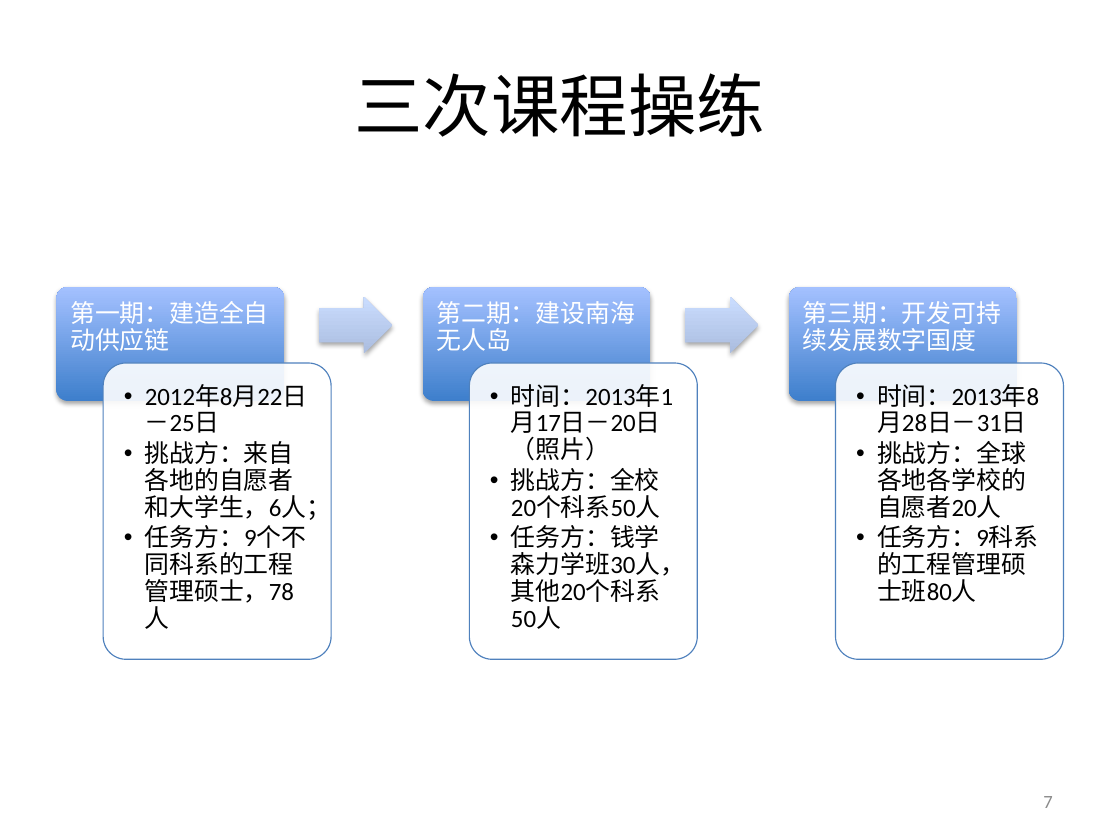
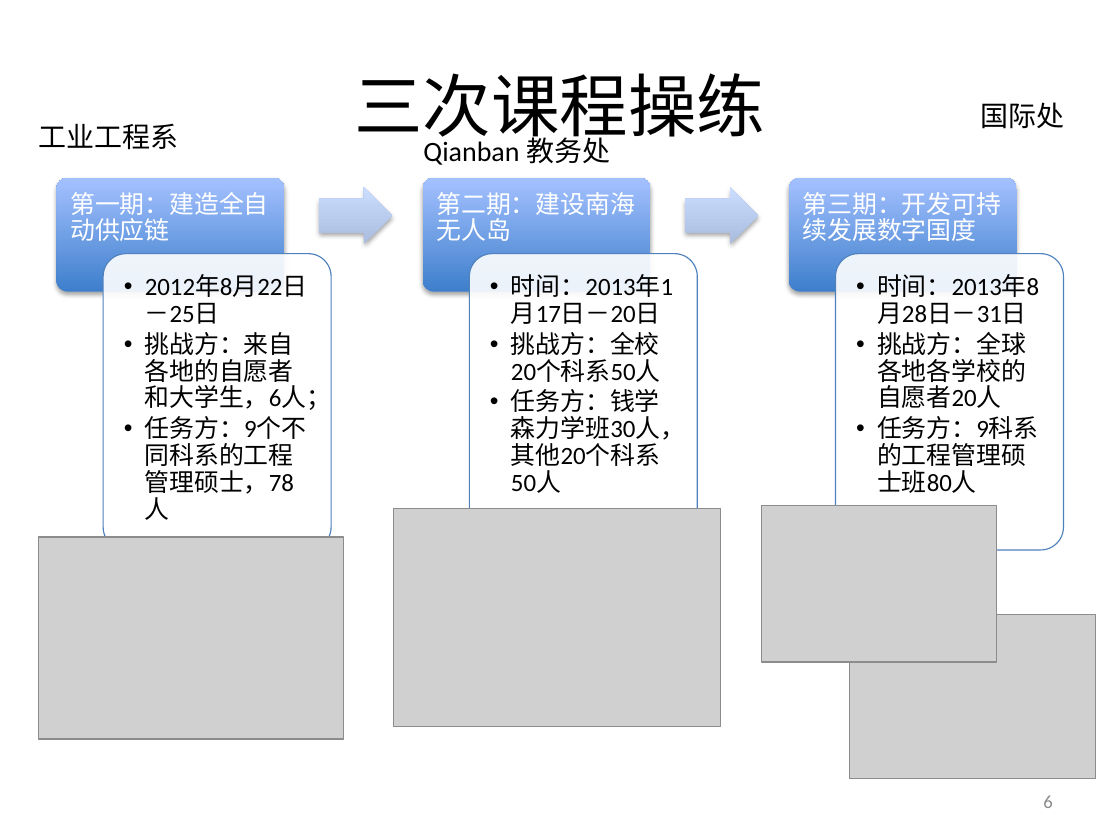
Before and after one commit to woodyme/2014JanXLP, a slide deck: slide 6 of 课程方案/XLP_WorkFLow_CHN.pptx (slide 7 before the commit). Drawn at 1120x840 pixels with LibreOffice and Linux fonts; fonts in the diff are those of the drawing; grey boxes stand for pictures; background and template pictures are left out. Boxes give left, top, right and bottom in pixels: in the first picture for what was removed or moved away, otherwise in the second. Text is boxed around its words. In the diff, an @@ line names an element or a change of style, - is before the commit and + after.

```diff
--- a/课程方案/XLP_WorkFLow_CHN.pptx
+++ b/课程方案/XLP_WorkFLow_CHN.pptx
@@ text added at (x1=980, y1=102, x2=1064, y2=129), 18 pt, text #000000 @@
+国际处
@@ text added at (x1=39, y1=123, x2=179, y2=150), 18 pt, text #000000 @@
+工业工程系
@@ text added at (x1=423, y1=133, x2=610, y2=165), 18 pt, text #000000 @@
+Qianban 教务处
@@ 6 texts, 6 rounded rectangles, 2 right arrows moved together from (x1=56, y1=287, x2=1064, y2=660) to (x1=56, y1=178, x2=1064, y2=550) @@
@@ text at (x1=511, y1=274, x2=673, y2=324): text changed @@
-  •• 时间：2013年1月17日－20日（照片）
+  •• 时间：2013年1月17日－20日
@@ picture added at (x1=393, y1=508, x2=720, y2=726) @@
@@ picture added at (x1=762, y1=505, x2=997, y2=662) @@
@@ picture added at (x1=38, y1=538, x2=343, y2=739) @@
@@ picture added at (x1=850, y1=615, x2=1096, y2=780) @@
@@ page number at (x1=1043, y1=795, x2=1052, y2=808): text changed @@
-7
+6
```
Also in this commit, not shown: 10 other slides changed, 1 slide removed.
